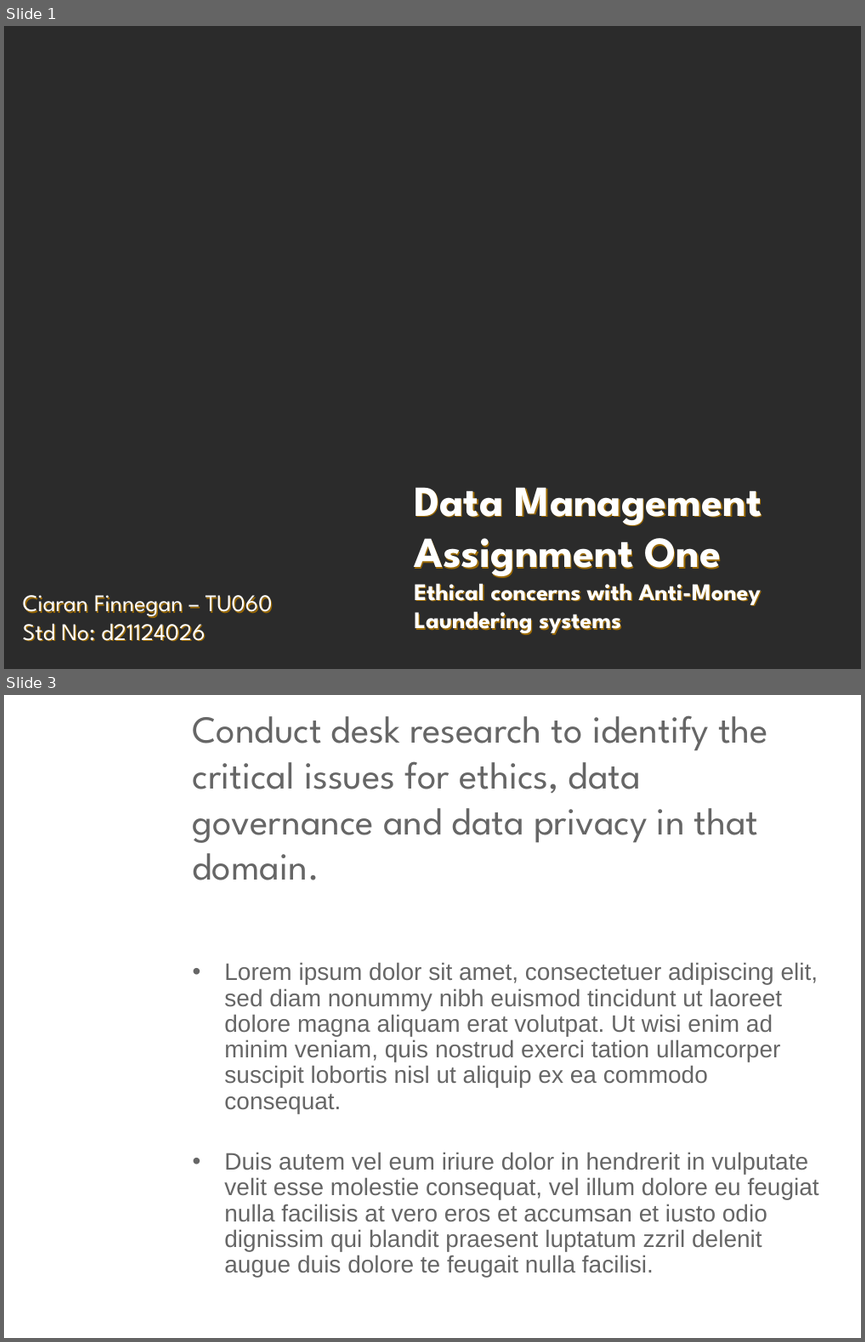
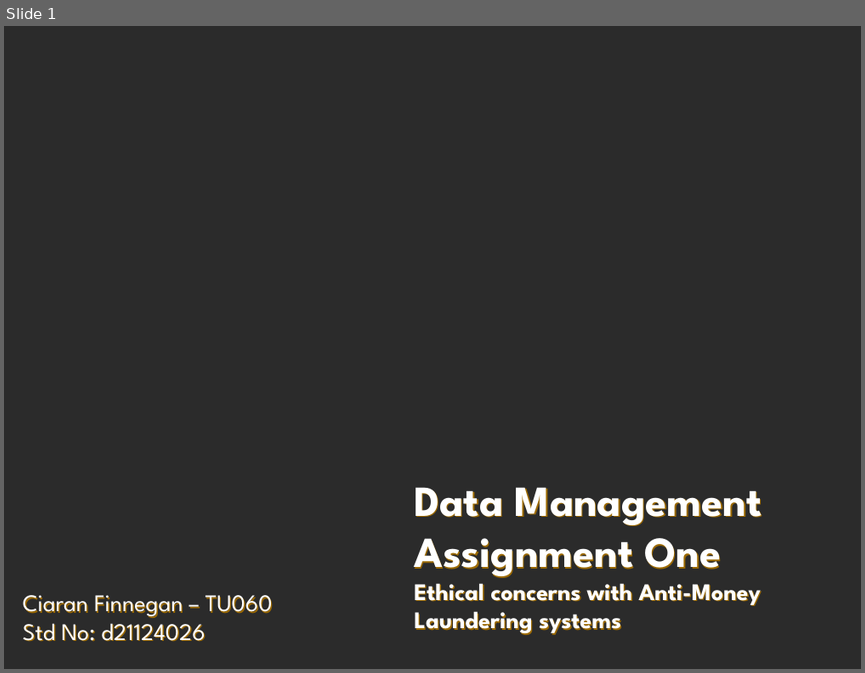
Before and after one commit to JackDaedalus/DataMgmtCA1, a slide deck: PPT_CA1/Data Management - CA1 - AML Ethics - Student Ciaran Finnegan d21124026 v1-1 200222.pptx. Shown one above the other, each under a label of ours: slides 1 and 3 before the commit, slide 1 after it; the slides between them are not shown. The pictures are 865x1342 and 865x673 pixels, drawn with LibreOffice and Linux fonts; fonts in the diff are those of the drawing; background and template pictures are left out; a plain dark background stands for a picture behind light text. Boxes give left, top, right and bottom in pixels: in the first picture for what was removed or moved away, otherwise in the second. Text is boxed around its words. In the diff, an @@ line names an element or a change of style, - is before the commit and + after.

```diff
--- a/PPT_CA1/Data Management - CA1 - AML Ethics - Student Ciaran Finnegan d21124026 v1-1 200222.pptx
+++ b/PPT_CA1/Data Management - CA1 - AML Ethics - Student Ciaran Finnegan d21124026 v1-1 200222.pptx
@@ slide 3 removed at [4,695,861,1338], background picture (left out) @@
@@ title removed at [193,715,768,880] @@
-Conduct desk research to identify the critical issues for ethics, data governance and data privacy in that domain.
@@ text removed at [224,962,819,1276] @@
-• Lorem ipsum dolor sit amet, consectetuer adipiscing elit, sed diam nonummy nibh euismod tincidunt ut laoreet dolore magna aliquam erat volutpat. Ut wisi enim ad minim veniam, quis nostrud exerci tation ullamcorper suscipit lobortis nisl ut aliquip ex ea commodo consequat.
-• Duis autem vel eum iriure dolor in hendrerit in vulputate velit esse molestie consequat, vel illum dolore eu feugiat nulla facilisis at vero eros et accumsan et iusto odio dignissim qui blandit praesent luptatum zzril delenit augue duis dolore te feugait nulla facilisi.
```
Also in this commit, not shown: 1 slide changed, 10 slides added, 5 other slides removed, 20 other files.
